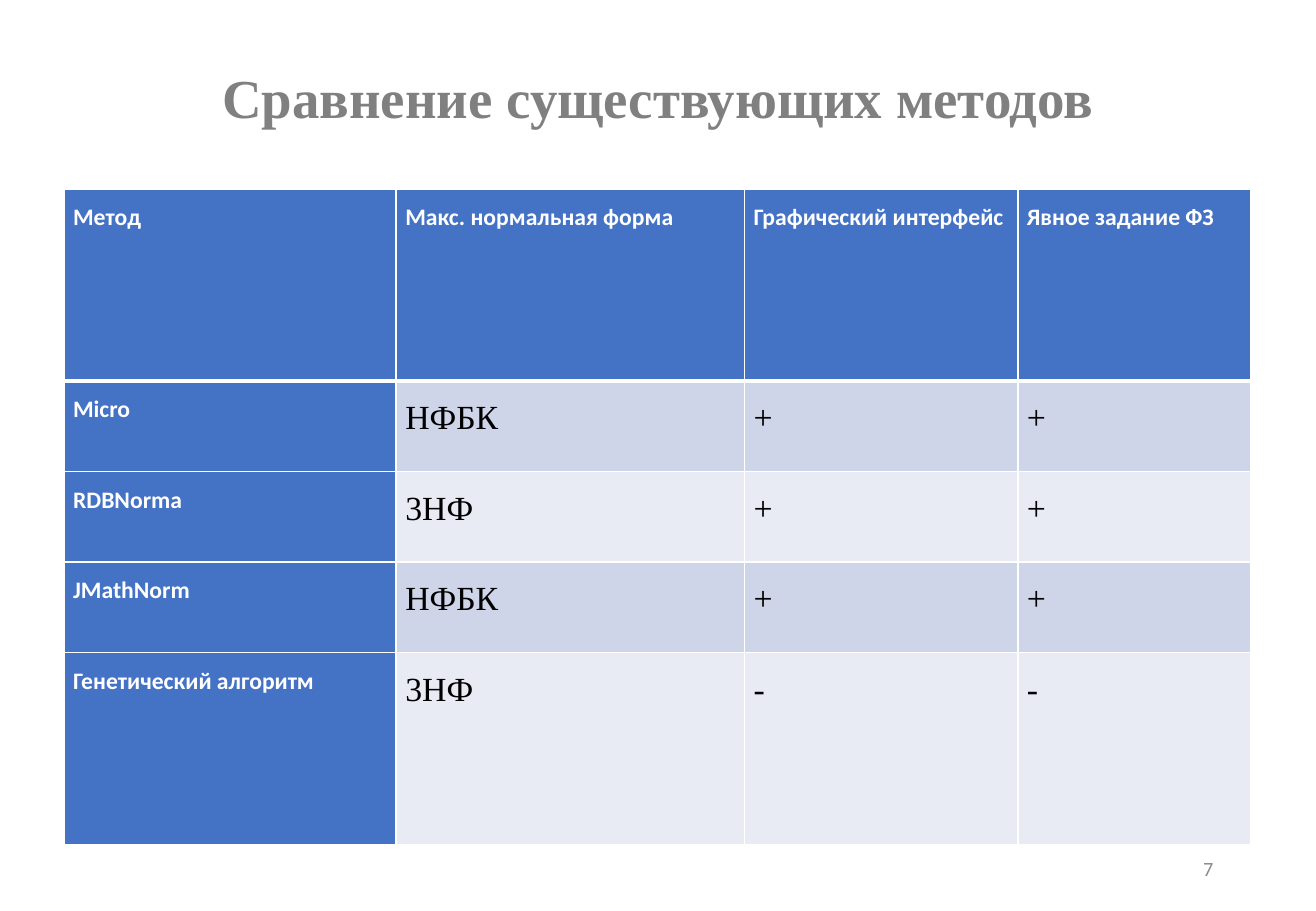
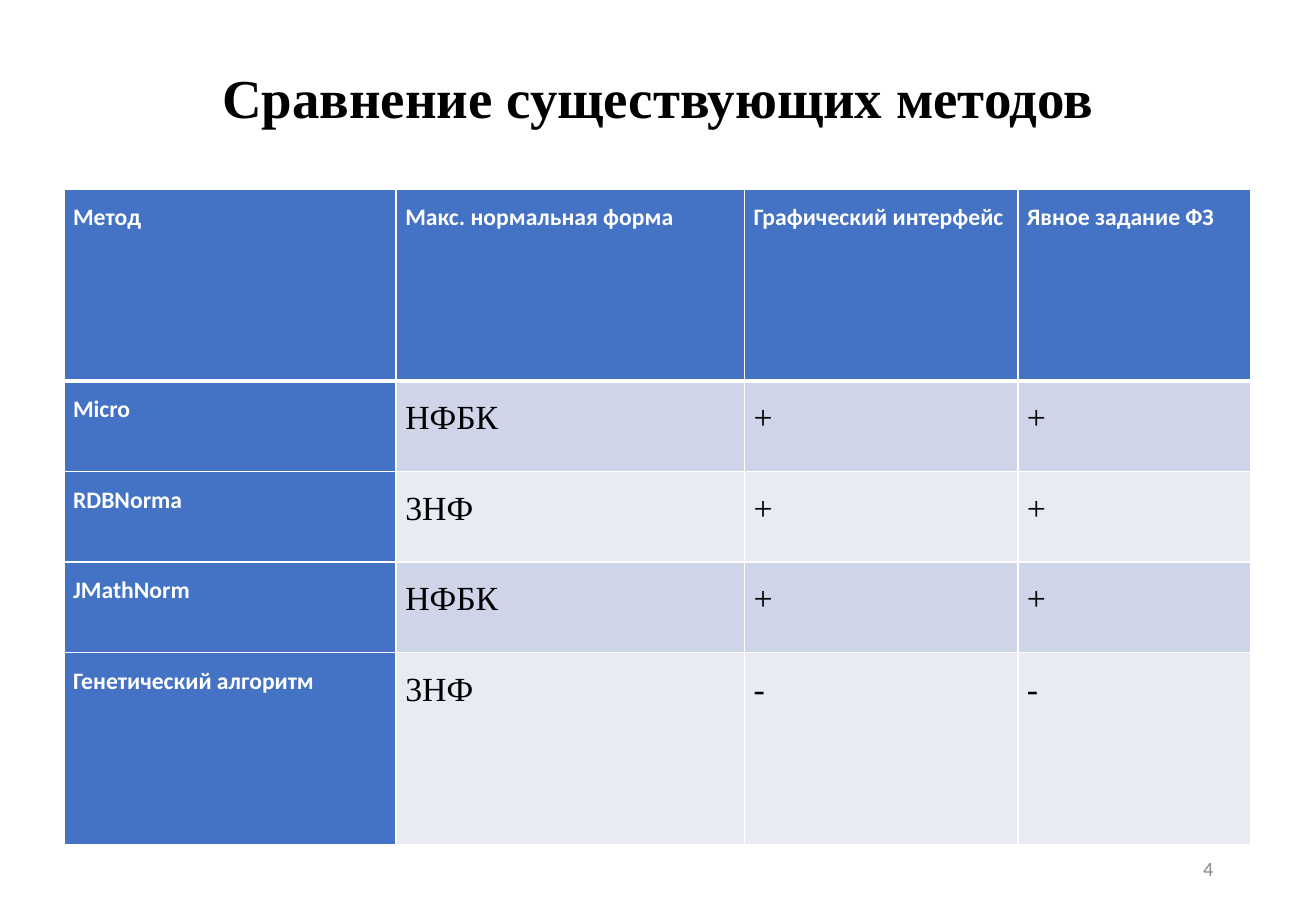
Before and after one commit to sampletext117/auto_normalization, a slide deck: slide 4 of main.pptx (slide 7 before the commit). Drawn at 1316x911 pixels with LibreOffice and Linux fonts; fonts in the diff are those of the drawing. Boxes give left, top, right and bottom in pixels: in the first picture for what was removed or moved away, otherwise in the second. Text is boxed around its words. In the diff, an @@ line names an element or a change of style, - is before the commit and + after.

```diff
--- a/main.pptx
+++ b/main.pptx
@@ title "Сравнение существующих методов" at [222,81,1093,129]: text colour #808080 to #000000 @@
@@ page number at [1203,863,1213,876]: text changed @@
-7
+4
```
Also in this commit, not shown: 4 other slides changed, 4 slides added, 5 slides removed, 6 other files.
